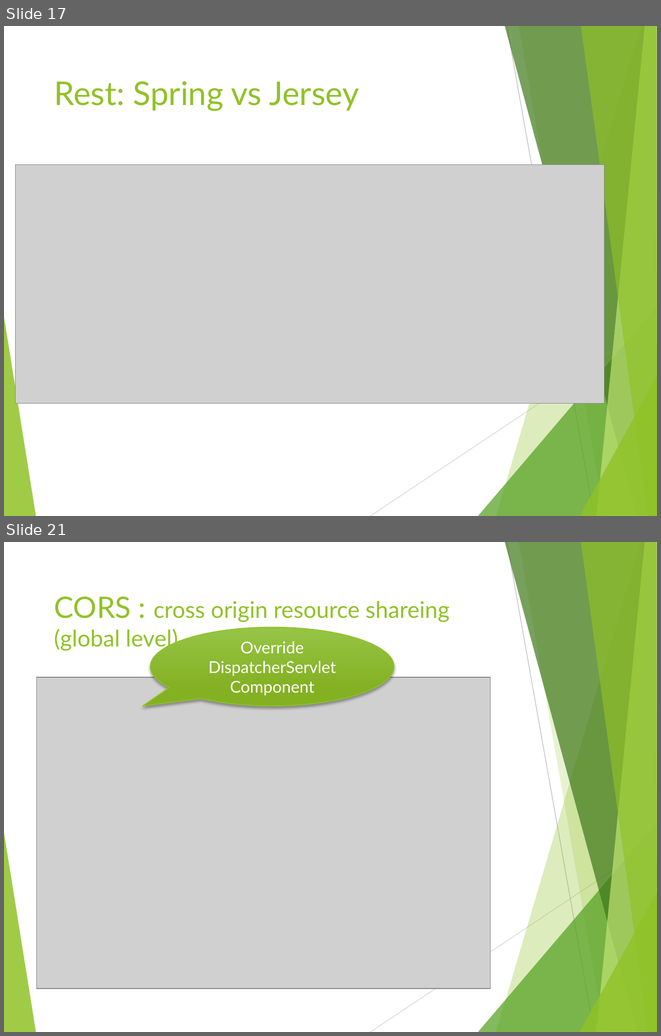
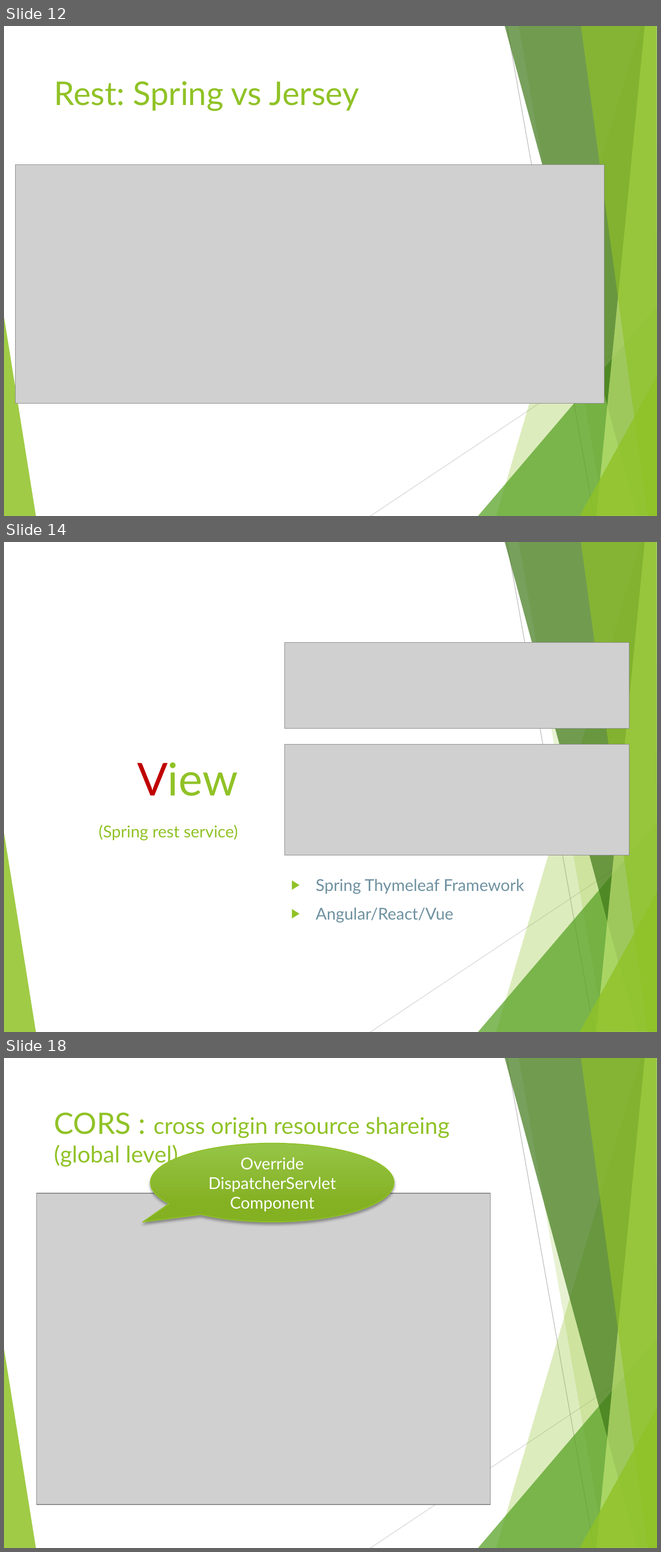
Before and after one commit to liqichen168/Course-May-2019, a slide deck: powerpoints/3_MVC.pptx. Shown one above the other, each under a label of ours: slides 17 and 21 before the commit, slides 12, 14 and 18 after it; the slides between them are not shown. The pictures are 661x1036 and 661x1552 pixels, drawn with LibreOffice and Linux fonts; fonts in the diff are those of the drawing; grey boxes stand for pictures. Boxes give left, top, right and bottom in pixels: in the first picture for what was removed or moved away, otherwise in the second. Text is boxed around its words. In the diff, an @@ line names an element or a change of style, - is before the commit and + after.

```diff
--- a/powerpoints/3_MVC.pptx
+++ b/powerpoints/3_MVC.pptx
@@ slide 14 added at <box>4,542,657,1032</box>, background #FFFFFF; not listed: 10 template elements that a slide beside it also shows @@
@@ picture added at <box>285,643,629,728</box> @@
@@ picture added at <box>285,744,629,855</box> @@
@@ title added at <box>99,762,238,840</box>, 18 pt, text #90C226 @@
+View
+(Spring rest service)
@@ text added at <box>316,879,524,923</box>, 18 pt, text #6E91A0 @@
+▶ Spring Thymeleaf Framework
+▶ Angular/React/Vue
@@ what was slide 17 is now slide 12 @@
@@ what was slide 21 is now slide 18 @@
```
Also in this commit, not shown: 6 slides changed, 6 other slides added, 7 slides removed.
